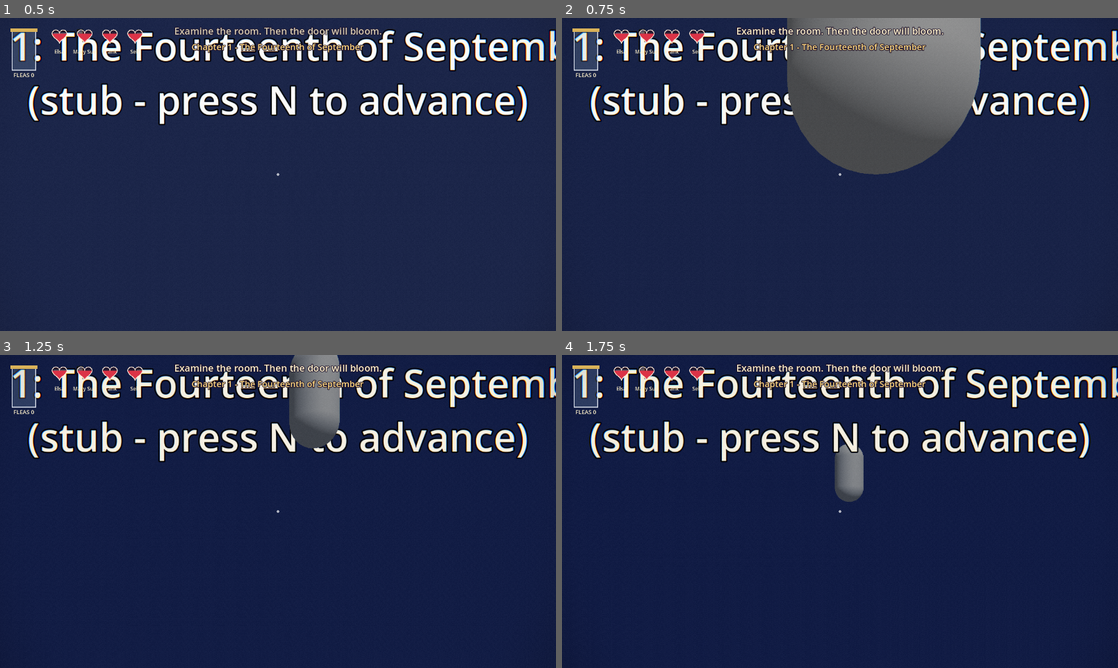
Above: before the commit, frames 1-4 (two rows, left to right).
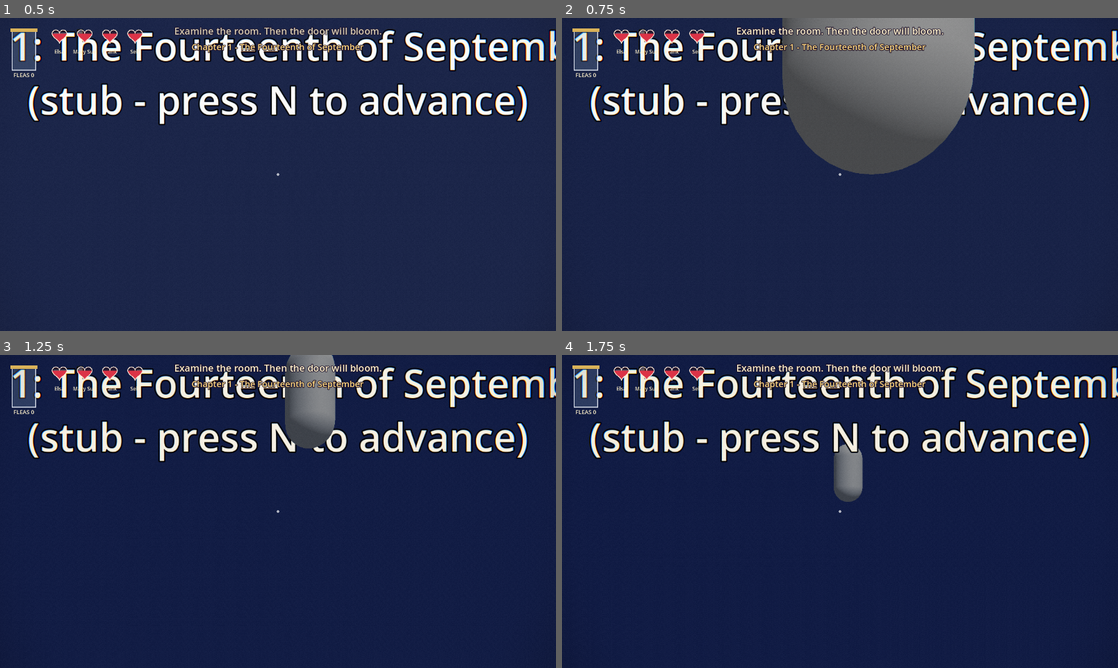
Above: after the commit, the same moments.

Repository: gabeekleiber-oss/Moon-Game
Game: Godot game, scene res://scenes/main/main.tscn
Two runs of this game, one before a commit and one after it. Both use one fixed random seed, a clock stepped at 60 frames per second and the inputs below.
Inputs (mouse positions are in pixels of both pictures, inside the frame that each line leads up to):
- Up to frame 1 (0.5 s): no input
- Up to frame 2 (0.75 s): tap Enter (ui_accept) at 0.5 s; move the mouse to (867, 174) at 0.52 s; hold W (move_forward) from 0.53 s (still down); hold E (interact) from 0.53 s (still down); click (867, 174) at 0.67 s
- Up to frame 3 (1.25 s): keep holding W (move_forward); keep holding E (interact); tap Space (jump) at 0.77, 1.07 s; tap Q (notepad) at 0.8 s
- Up to frame 4 (1.75 s): keep holding W (move_forward); move the mouse to (812, 511) at 1.27 s; release E (interact) at 1.28 s; tap Q (notepad) at 1.35 s; click (812, 511) at 1.42 s; tap Space (jump) at 1.52, 1.55 s

Frame 1 is identical in both runs. In frame 2, 0.9% of the frame differs, in the area x 39-76%, y 0-50%; in frame 3, 0.4%; in frame 4, less than 0.1%.

Commit message:
[F-06] step 2: SettingsPanel UI + player sensitivity + assist reach

Diff:
--- a/scenes/interaction/interaction_ray.gd
+++ b/scenes/interaction/interaction_ray.gd
@@ -67,6 +67,8 @@
 	if target == null or not target.call("can_use"):
 		return null
 	var reach: float = target.get("range")
+	if Game.settings.get("assist", false):
+		reach *= 1.5   # Assist setting: easier interactions
 	if global_position.distance_to(get_collision_point()) > reach:
 		return null
 	return target
--- /dev/null
+++ b/scenes/menus/settings_panel.gd
@@ -0,0 +1,150 @@
+class_name SettingsPanel
+extends VBoxContainer
+## Settings UI built in code: volume, mouse sensitivity, quality, Reduced Motion, Assist + a controls cheat sheet. (F-06)
+##
+## Reusable: PauseMenu shows it, and the title screen (F-13) can add `SettingsPanel.new()` anywhere. Every change goes
+## through GameSettings.set_value (applied + saved immediately). Emits `back_requested` for its Back button.
+## Works while the tree is paused (the owner should be PROCESS_MODE_ALWAYS or inside the PauseMenu layer).
+
+## The Back button was pressed.
+signal back_requested
+
+const ACCENT := Color(1.0, 0.86, 0.42)
+const TEXT := Color(1.0, 0.97, 0.9)
+const SENS_DEFAULT := 0.0022
+
+var _volume: HSlider
+var _volume_val: Label
+var _sens: HSlider
+var _sens_val: Label
+var _quality: OptionButton
+var _reduced: CheckButton
+var _assist: CheckButton
+var _syncing: bool = false
+
+
+func _ready() -> void:
+	add_theme_constant_override("separation", 12)
+	custom_minimum_size = Vector2(560, 0)
+	_add_title("Settings")
+
+	_volume = _add_slider("Volume", 0.0, 1.0, 0.05, func(v: float) -> void: GameSettings.set_value("volume", v))
+	_volume_val = _last_value_label
+	_sens = _add_slider("Mouse sensitivity", GameSettings.SENSITIVITY_MIN, GameSettings.SENSITIVITY_MAX, 0.0001,
+		func(v: float) -> void: GameSettings.set_value("sensitivity", v))
+	_sens_val = _last_value_label
+
+	var qrow := HBoxContainer.new()
+	var ql := _make_label("Quality", 22)
+	ql.custom_minimum_size = Vector2(200, 0)
+	qrow.add_child(ql)
+	_quality = OptionButton.new()
+	for q in GameSettings.QUALITY_VALUES:
+		_quality.add_item(str(q).capitalize())
+	_quality.add_theme_font_size_override("font_size", 20)
+	_quality.item_selected.connect(func(i: int) -> void:
+		if not _syncing:
+			GameSettings.set_value("quality", GameSettings.QUALITY_VALUES[i]))
+	qrow.add_child(_quality)
+	add_child(qrow)
+
+	_reduced = _add_check("Reduced Motion", "No screen shake, bobbing, colour fringing, pulsing or crawling edges.",
+		func(on: bool) -> void: GameSettings.set_value("reduced_motion", on))
+	_assist = _add_check("Assist", "Easier interactions: you can reach things from further away.",
+		func(on: bool) -> void: GameSettings.set_value("assist", on))
+
+	var help := _make_label("WASD move   Mouse look   E interact   Space jump   Q notepad   Esc pause\nHold Space to skip a cutscene", 16)
+	help.add_theme_color_override("font_color", Color(0.85, 0.8, 0.75))
+	help.autowrap_mode = TextServer.AUTOWRAP_WORD_SMART
+	add_child(help)
+
+	var buttons := HBoxContainer.new()
+	buttons.add_theme_constant_override("separation", 12)
+	var reset := _make_button("Reset to defaults")
+	reset.pressed.connect(func() -> void: GameSettings.reset_to_defaults())
+	var back := _make_button("Back")
+	back.pressed.connect(func() -> void: back_requested.emit())
+	buttons.add_child(reset)
+	buttons.add_child(back)
+	add_child(buttons)
+
+	Events.settings_changed.connect(func(_k: String) -> void: refresh())
+	refresh()
+
+
+## Re-reads Game.settings into the controls (called on every Events.settings_changed).
+func refresh() -> void:
+	_syncing = true
+	_volume.value = float(Game.settings.get("volume", 0.8))
+	_volume_val.text = "%d%%" % roundi(_volume.value * 100.0)
+	_sens.value = float(Game.settings.get("sensitivity", SENS_DEFAULT))
+	_sens_val.text = "%.1f×" % (_sens.value / SENS_DEFAULT)
+	_quality.select(maxi(0, GameSettings.QUALITY_VALUES.find(str(Game.settings.get("quality", "auto")))))
+	_reduced.button_pressed = bool(Game.settings.get("reduced_motion", false))
+	_assist.button_pressed = bool(Game.settings.get("assist", false))
+	_syncing = false
+
+
+var _last_value_label: Label
+
+func _add_slider(title: String, lo: float, hi: float, step: float, on_change: Callable) -> HSlider:
+	var row := HBoxContainer.new()
+	var l := _make_label(title, 22)
+	l.custom_minimum_size = Vector2(200, 0)
+	row.add_child(l)
+	var s := HSlider.new()
+	s.min_value = lo
+	s.max_value = hi
+	s.step = step
+	s.custom_minimum_size = Vector2(240, 28)
+	s.size_flags_vertical = Control.SIZE_SHRINK_CENTER
+	s.value_changed.connect(func(v: float) -> void:
+		if not _syncing:
+			on_change.call(v))
+	row.add_child(s)
+	_last_value_label = _make_label("", 20)
+	_last_value_label.custom_minimum_size = Vector2(70, 0)
+	_last_value_label.horizontal_alignment = HORIZONTAL_ALIGNMENT_RIGHT
+	row.add_child(_last_value_label)
+	add_child(row)
+	return s
+
+
+func _add_check(title: String, hint: String, on_toggle: Callable) -> CheckButton:
+	var box := VBoxContainer.new()
+	var c := CheckButton.new()
+	c.text = title
+	c.add_theme_font_size_override("font_size", 22)
+	c.toggled.connect(func(on: bool) -> void:
+		if not _syncing:
+			on_toggle.call(on))
+	box.add_child(c)
+	var h := _make_label(hint, 15)
+	h.add_theme_color_override("font_color", Color(0.8, 0.76, 0.72))
+	h.autowrap_mode = TextServer.AUTOWRAP_WORD_SMART
+	h.custom_minimum_size = Vector2(520, 0)
+	box.add_child(h)
+	add_child(box)
+	return c
+
+
+func _add_title(text: String) -> void:
+	var t := _make_label(text, 34)
+	t.add_theme_color_override("font_color", ACCENT)
+	add_child(t)
+
+
+func _make_label(text: String, size: int) -> Label:
+	var l := Label.new()
+	l.text = text
+	l.add_theme_font_size_override("font_size", size)
+	l.add_theme_color_override("font_color", TEXT)
+	return l
+
+
+func _make_button(text: String) -> Button:
+	var b := Button.new()
+	b.text = text
+	b.add_theme_font_size_override("font_size", 22)
+	b.custom_minimum_size = Vector2(190, 44)
+	return b
--- a/scenes/player/player.gd
+++ b/scenes/player/player.gd
@@ -19,8 +19,8 @@
 
 func _unhandled_input(event: InputEvent) -> void:
 	if event is InputEventMouseMotion and Input.mouse_mode == Input.MOUSE_MODE_CAPTURED and not Cutscene.is_active():
-		rotate_y(-event.relative.x * mouse_sensitivity)
-		head.rotate_x(-event.relative.y * mouse_sensitivity)
+		rotate_y(-event.relative.x * _sensitivity())
+		head.rotate_x(-event.relative.y * _sensitivity())
 		head.rotation.x = clamp(head.rotation.x, -1.4, 1.4)
 	if event.is_action_pressed("pause"):
 		Input.mouse_mode = Input.MOUSE_MODE_VISIBLE
@@ -40,3 +40,7 @@
 ## True while a dialogue or cutscene owns the player (no walking, jumping or (cutscene) looking).
 func _locked() -> bool:
 	return Dialogue.is_active() or Cutscene.is_active()
+
+## Mouse sensitivity from the settings menu (falls back to the exported value).
+func _sensitivity() -> float:
+	return float(Game.settings.get("sensitivity", mouse_sensitivity))
--- /dev/null
+++ b/tests/test_settings_panel.gd
@@ -0,0 +1,72 @@
+extends Node
+## Headless test for SettingsPanel + the places that read settings. Run: godot --headless --path . res://tests/test_settings_panel.tscn
+var _fails := 0
+const TMP := "user://_test_settings_panel.json"
+
+func _check(cond: bool, what: String) -> void:
+	print(("PASS " if cond else "FAIL ") + what)
+	if not cond:
+		_fails += 1
+
+func _ready() -> void:
+	GameSettings.path = TMP
+	GameSettings.reset_to_defaults()
+	var panel := SettingsPanel.new()
+	add_child(panel)
+	await get_tree().process_frame
+	_check(is_equal_approx(panel._volume.value, 0.8) and panel._volume_val.text == "80%", "panel shows the current volume")
+	panel._volume.value = 0.3
+	_check(is_equal_approx(float(Game.settings["volume"]), 0.3), "moving the volume slider changes Game.settings")
+	panel._quality.select(2)
+	panel._quality.item_selected.emit(2)
+	_check(Game.settings["quality"] == "low", "quality dropdown -> low")
+	panel._reduced.button_pressed = true
+	_check(Game.settings["reduced_motion"] == true, "Reduced Motion checkbox")
+	panel._assist.button_pressed = true
+	_check(Game.settings["assist"] == true, "Assist checkbox")
+	panel._sens.value = 0.0044
+	_check(panel._sens_val.text == "2.0×", "sensitivity label shows 2.0x (%s)" % panel._sens_val.text)
+	# external change refreshes the UI
+	GameSettings.set_value("volume", 1.0)
+	_check(is_equal_approx(panel._volume.value, 1.0) and panel._volume_val.text == "100%", "external set_value refreshes the panel")
+	var got := [false]
+	panel.back_requested.connect(func() -> void: got[0] = true)
+	(panel.get_child(panel.get_child_count() - 1).get_child(1) as Button).pressed.emit()
+	_check(got[0], "Back button emits back_requested")
+	(panel.get_child(panel.get_child_count() - 1).get_child(0) as Button).pressed.emit()
+	_check(Game.settings["volume"] == 0.8 and Game.settings["quality"] == "auto" and not Game.settings["assist"], "Reset to defaults button")
+
+	# consumers: player sensitivity + assist reach
+	GameSettings.set_value("sensitivity", 0.005)
+	var player := (load("res://scenes/player/player.tscn") as PackedScene).instantiate()
+	add_child(player)
+	_check(is_equal_approx(player._sensitivity(), 0.005), "player.gd uses the settings sensitivity")
+	var ray: InteractionRay = player.get_node("Head/Camera3D").get_child(0)
+	ray.require_captured_mouse = false
+	var floor_body := StaticBody3D.new()
+	var fs := CollisionShape3D.new()
+	var fb := BoxShape3D.new()
+	fb.size = Vector3(40, 1, 40)
+	fs.shape = fb
+	floor_body.add_child(fs)
+	floor_body.position = Vector3(0, -0.5, 0)
+	add_child(floor_body)
+	var it := Interactable.new()
+	var cs := CollisionShape3D.new()
+	var bx := BoxShape3D.new()
+	bx.size = Vector3(0.6, 0.6, 0.6)
+	cs.shape = bx
+	it.add_child(cs)
+	it.position = Vector3(0, 1.6, -3.3)    # camera at y=1.6; face of the box is ~3.0 m away (> range 2.4, < 2.4*1.5)
+	add_child(it)
+	await get_tree().create_timer(0.2).timeout
+	_check(ray.focus == null, "out of reach without Assist (3.0 m > 2.4 m)")
+	GameSettings.set_value("assist", true)
+	await get_tree().create_timer(0.2).timeout
+	_check(ray.focus == it, "Assist extends reach x1.5 so the same object is focusable")
+
+	GameSettings.reset_to_defaults()
+	DirAccess.remove_absolute(TMP)
+	GameSettings.path = "user://settings.json"
+	print("RESULT: %s" % ("ALL PASS" if _fails == 0 else "%d FAILED" % _fails))
+	get_tree().quit(0 if _fails == 0 else 1)
--- /dev/null
+++ b/tests/test_settings_panel.tscn
@@ -0,0 +1,6 @@
+[gd_scene load_steps=2 format=3]
+
+[ext_resource type="Script" path="res://tests/test_settings_panel.gd" id="1"]
+
+[node name="TestSettingsPanel" type="Node"]
+script = ExtResource("1")
Not shown, changed: docs/state/F-06.md
